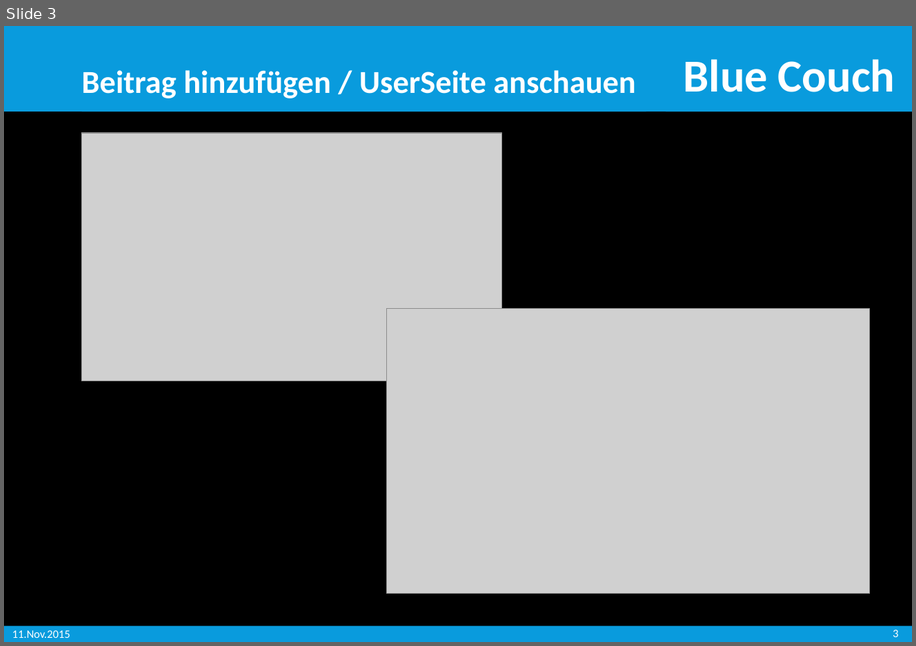
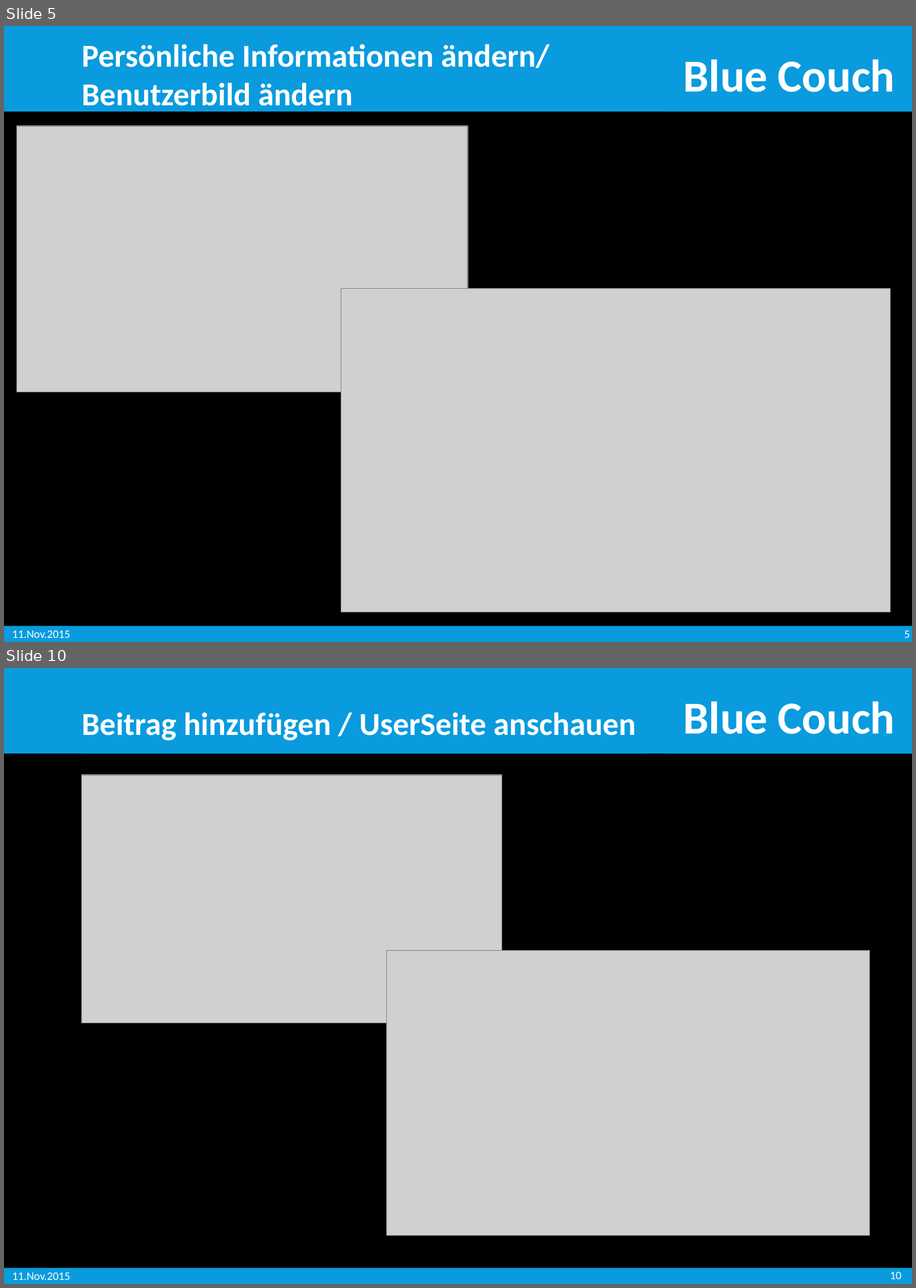
Before and after one commit to Misurecp94/SWE_SocialNetwork, a slide deck: 1_Präsentationen/SWE_BlueCouch_Anforderungsanalyse_v1.7.pptx. Shown one above the other, each under a label of ours: slide 3 before the commit, slides 5 and 10 after it; the slides between them are not shown. The pictures are 916x646 and 916x1288 pixels, drawn with LibreOffice and Linux fonts; fonts in the diff are those of the drawing; grey boxes stand for pictures; background and template pictures are left out. Boxes give left, top, right and bottom in pixels: in the first picture for what was removed or moved away, otherwise in the second. Text is boxed around its words. In the diff, an @@ line names an element or a change of style, - is before the commit and + after.

```diff
--- a/1_Präsentationen/SWE_BlueCouch_Anforderungsanalyse_v1.7.pptx
+++ b/1_Präsentationen/SWE_BlueCouch_Anforderungsanalyse_v1.7.pptx
@@ slide 5 added at box(4, 26, 912, 642), background picture (left out); not listed: 5 template elements that a slide beside it also shows @@
@@ text added at box(82, 44, 549, 114), 28 pt, text #FFFFFF, bold @@
+Persönliche Informationen ändern/ Benutzerbild ändern
@@ picture added at box(17, 125, 468, 392) @@
@@ picture added at box(341, 289, 891, 612) @@
@@ page number added at box(904, 630, 910, 638), 10 pt, text #FFFFFF @@
+5
@@ what was slide 3 is now slide 10 @@
@@ page number at box(890, 1272, 902, 1279): text changed @@
-3
+10
```
Also in this commit, not shown: 6 other slides added, 1 other file.
